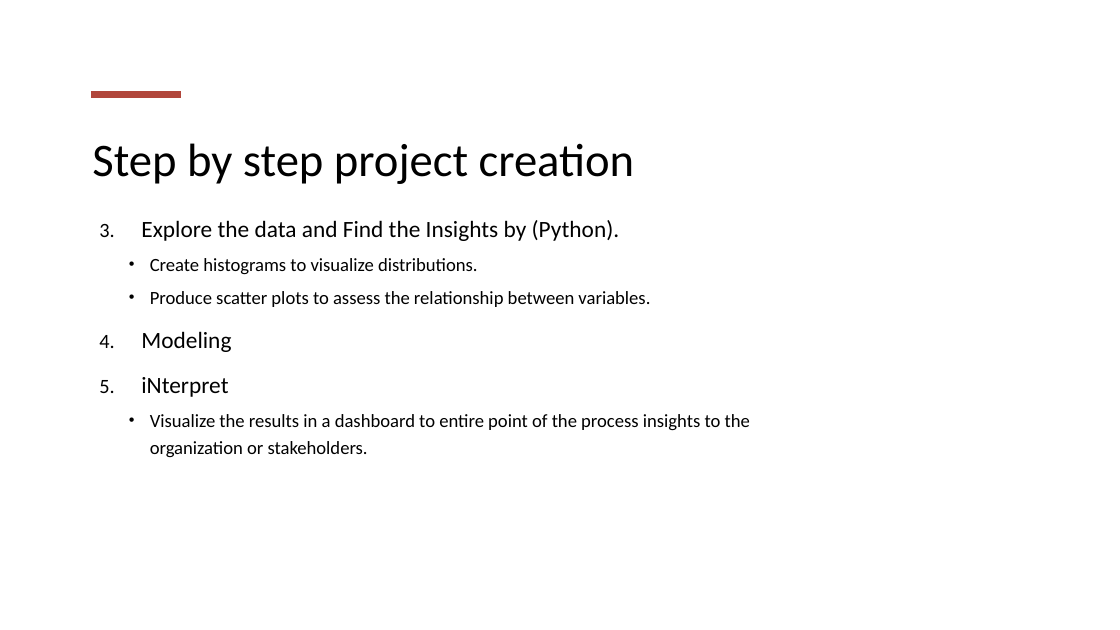
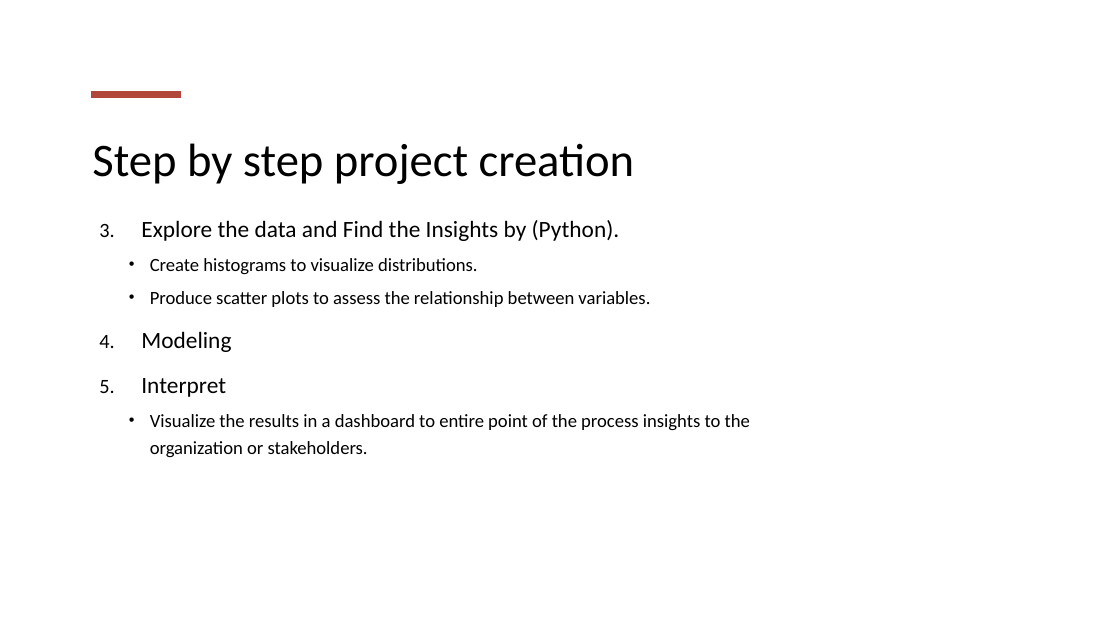
Before and after one commit to omarmohamedalawa/NTI-Capstone-Project-Supermarket-Sales, a slide deck: slide 8 of business report.pptx. Drawn at 1120x630 pixels with LibreOffice and Linux fonts; fonts in the diff are those of the drawing. Boxes give left, top, right and bottom in pixels: in the first picture for what was removed or moved away, otherwise in the second. Text is boxed around its words. In the diff, an @@ line names an element or a change of style, - is before the commit and + after.

```diff
--- a/business report.pptx
+++ b/business report.pptx
@@ text at bbox=[141, 378, 226, 397]: text changed @@
-5. iNterpret
+5. Interpret
```
Also in this commit, not shown: 2 other slides changed, 1 other file.
